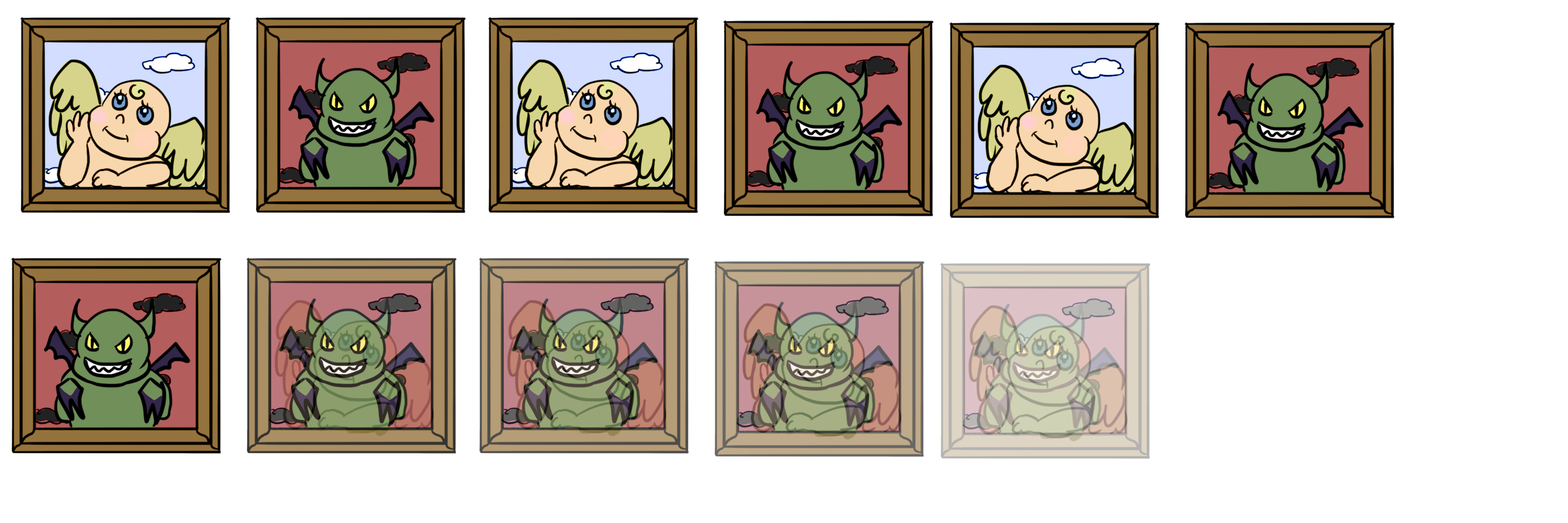
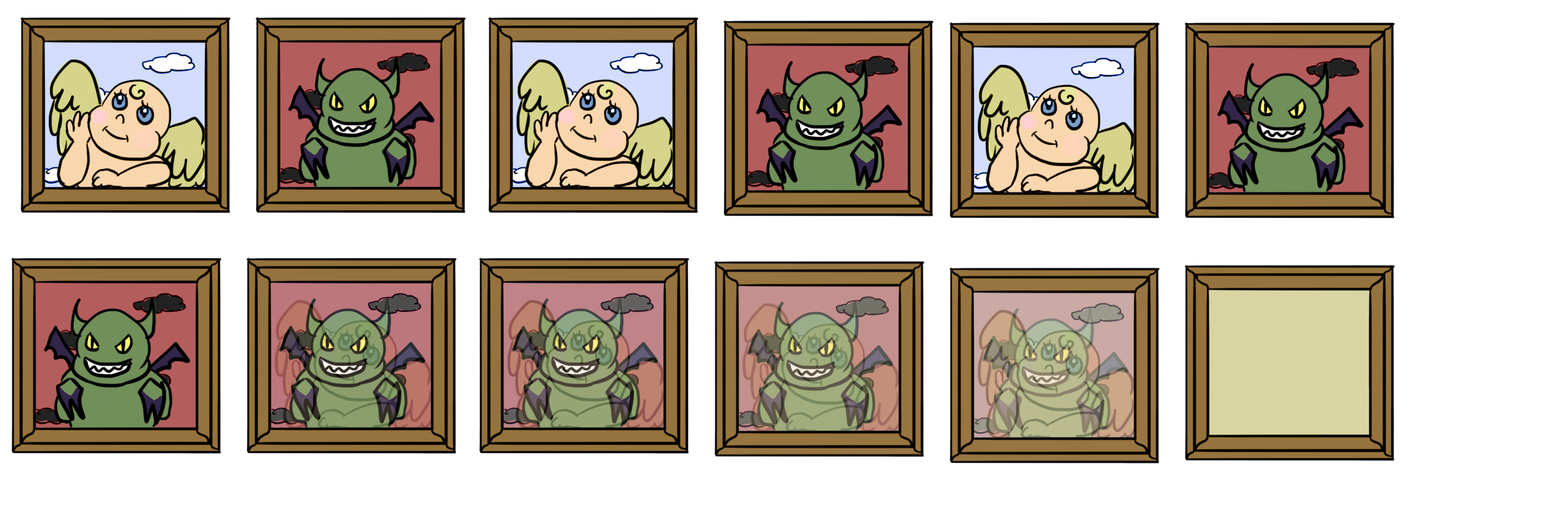
The second 1568 × 523 image is a revision of the first. Changes to its layers:
added layer "frame copy 7" (99%) in group "Group 1" over <box>949,267,1160,464</box>
added layer "scarybaby copy 6" (40%) in group "Group 1" over <box>971,291,1136,446</box>
added layer "happybebe copy 6" (40%) in group "Group 1" over <box>971,291,1137,443</box>
added layer "empty copy 7" (40%) in group "Group 1" over <box>971,291,1137,440</box>
"frame copy 5" (1st of 5, in "Group 1"): opacity 60% → 99% over <box>714,260,925,457</box>
"happybebe copy 5" (1st of 5, in "Group 1"): opacity 60% → 40% over <box>736,284,902,437</box>
"empty copy 5" (1st of 5, in "Group 1"): opacity 60% → 40% over <box>736,284,901,433</box>
added layer "frame copy 6" in group "Group 1" over <box>1184,264,1395,461</box>
hid "frame copy 5" (2nd of 5, in "Group 1"), opacity 30% → 100% over <box>940,262,1151,459</box>
hid "scarybaby copy 5" (2nd of 5, in "Group 1") over <box>962,286,1127,441</box>
hid "happybebe copy 5" (2nd of 5, in "Group 1") over <box>962,286,1128,439</box>
added layer "Shape 1 copy" in group "Group 1" over <box>954,269,1135,441</box>
added layer "Shape 1 copy 2" in group "Group 1" over <box>727,271,909,443</box>
added layer "Shape 1" in group "Group 1" over <box>1195,277,1376,449</box>
added layer "empty copy 6" (30%) in group "Group 1" over <box>1206,291,1371,440</box>
"frame copy 5" (3rd of 5, in "Group 1"): opacity 70% → 100% over <box>478,257,690,454</box>
"frame copy 5" (4th of 5, in "Group 1"): opacity 80% → 100% over <box>246,257,457,454</box>
added layer "Shape 1 copy 3" in group "Group 1" over <box>490,271,671,443</box>
